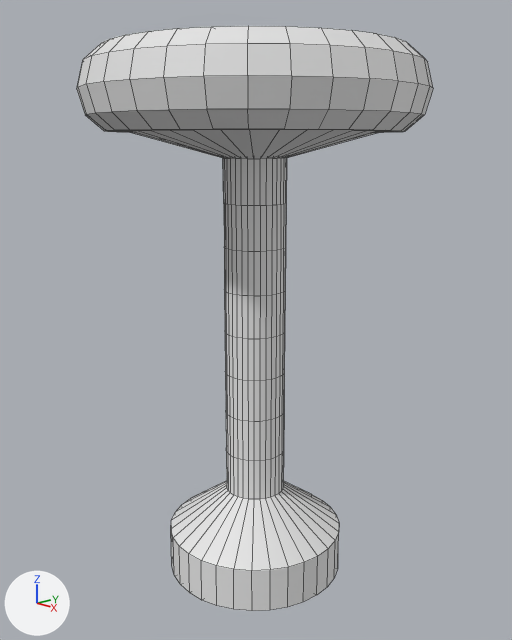
One commit to the Blender file Lab4/Hazard.blend: the scene before it, then after it.
Before and after are seen from a camera (50 mm lens) standing at (4.7, -4.41, 4.11) and looking at (0.0, 0.02, 2.5). The axes (+X, +Y, +Z) are drawn at lower left. The lights are the same throughout. Mesh edges are drawn as thin lines.
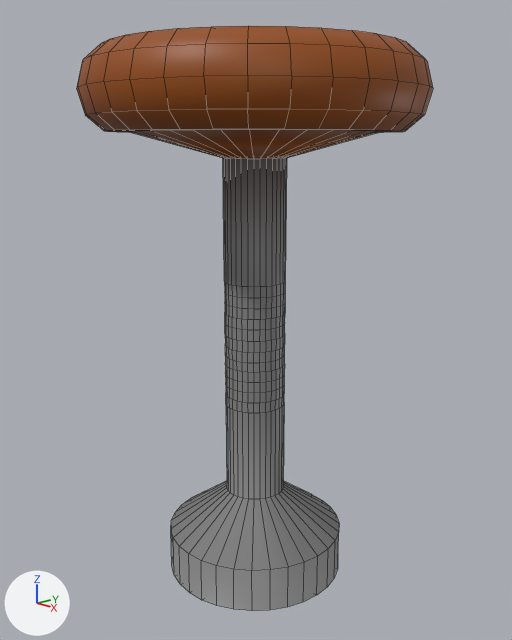
Location of each change, (x1, y1, x2, y2) in pixels of the pictures (512 x 640 px; the box of a moved part takes in the faces that stretch with it):
'Cylinder', recoloured, reshaped
    both: (77, 26, 433, 611)
part 1 of me_cylinder, moved or reshaped
    before: (225, 291, 285, 422)
    after: (225, 304, 285, 403)
part 2 of me_cylinder, shading changed
    both: (171, 481, 339, 611)
part 3 of me_cylinder, recoloured (grey to brown)
    both: (77, 26, 433, 159)

Diff of the bpy script that builds the scene:
```diff
--- a/Lab4/Hazard.blend.py
+++ b/Lab4/Hazard.blend.py
@@ mat_metal_material @@
 mat_metal_material = principled_material('Metal Material')
-mat_metal_material.base_color = (0.8, 0.8, 0.8)  # white #e7e7e7
+mat_metal_material.base_color = (0.24, 0.24, 0.24)  # grey #868686
@@ mat_brown_material @@
+mat_brown_material = principled_material('Brown Material')
+mat_brown_material.base_color = (0.305, 0.0704, 0.0)  # brown #964b00
@@ me_cylinder @@
 # used by ob_cylinder; location = (0.0, 0.0, 0.0); scale = (0.937, 0.937, 1.1)
-me_cylinder.from_pydata(...)  # 706 vertices, 768 faces; spans x -1.6..1.6, y -1.6..1.6, z 0.0..4.41
+me_cylinder.from_pydata(...)  # 898 vertices, 960 faces; spans x -1.6..1.6, y -1.6..1.6, z 0.0..4.41
+# me_cylinder part 1: 192 vertices moved from x -0.3..0.3, y -0.3..0.3, z 1.09..3.24 to x -0.3..0.3, y -0.3..0.3, z 1.52..2.6; 32 vertices removed from x -0.3..0.3, y -0.3..0.3, z 2.17; 224 vertices added at x -0.3..0.3, y -0.3..0.3, z 1.79..2.33
+# me_cylinder part 2: 704 kept faces spanning x -1.6..1.6, y -1.6..1.6, z 0.0..4.41 are now shaded smooth
+# me_cylinder part 3: 256 faces spanning x -1.6..1.6, y -1.6..1.6, z 3.6..4.41 switch from mat_metal_material (white #e7e7e7) to mat_brown_material (brown #964b00)
```
